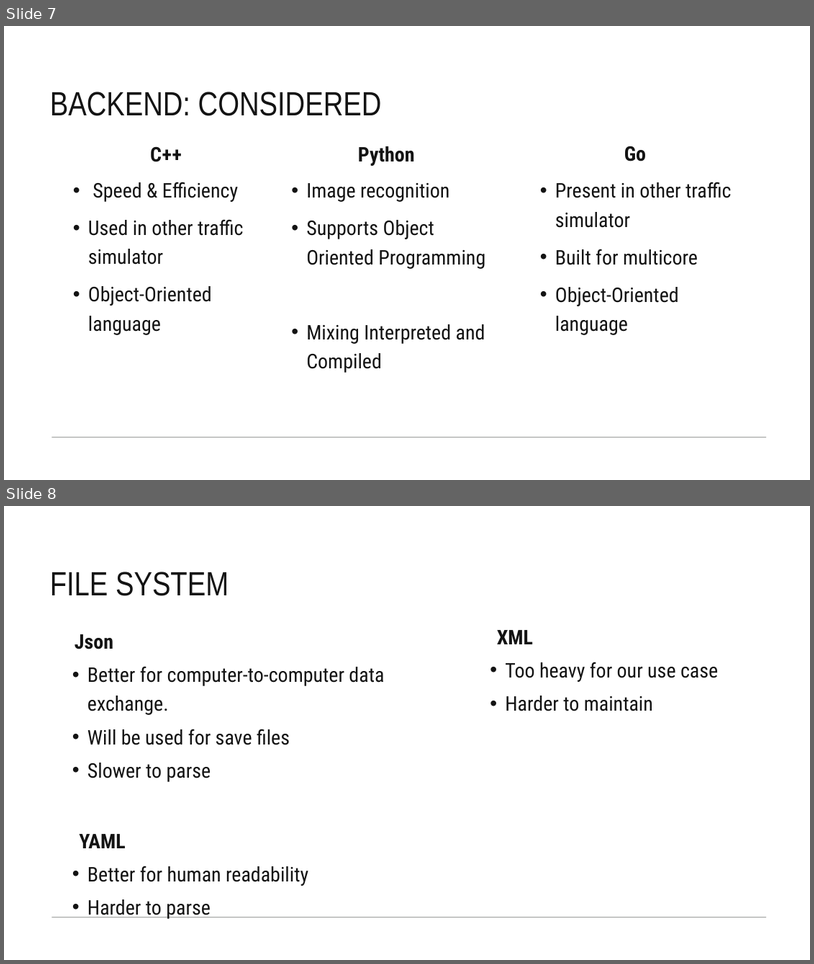
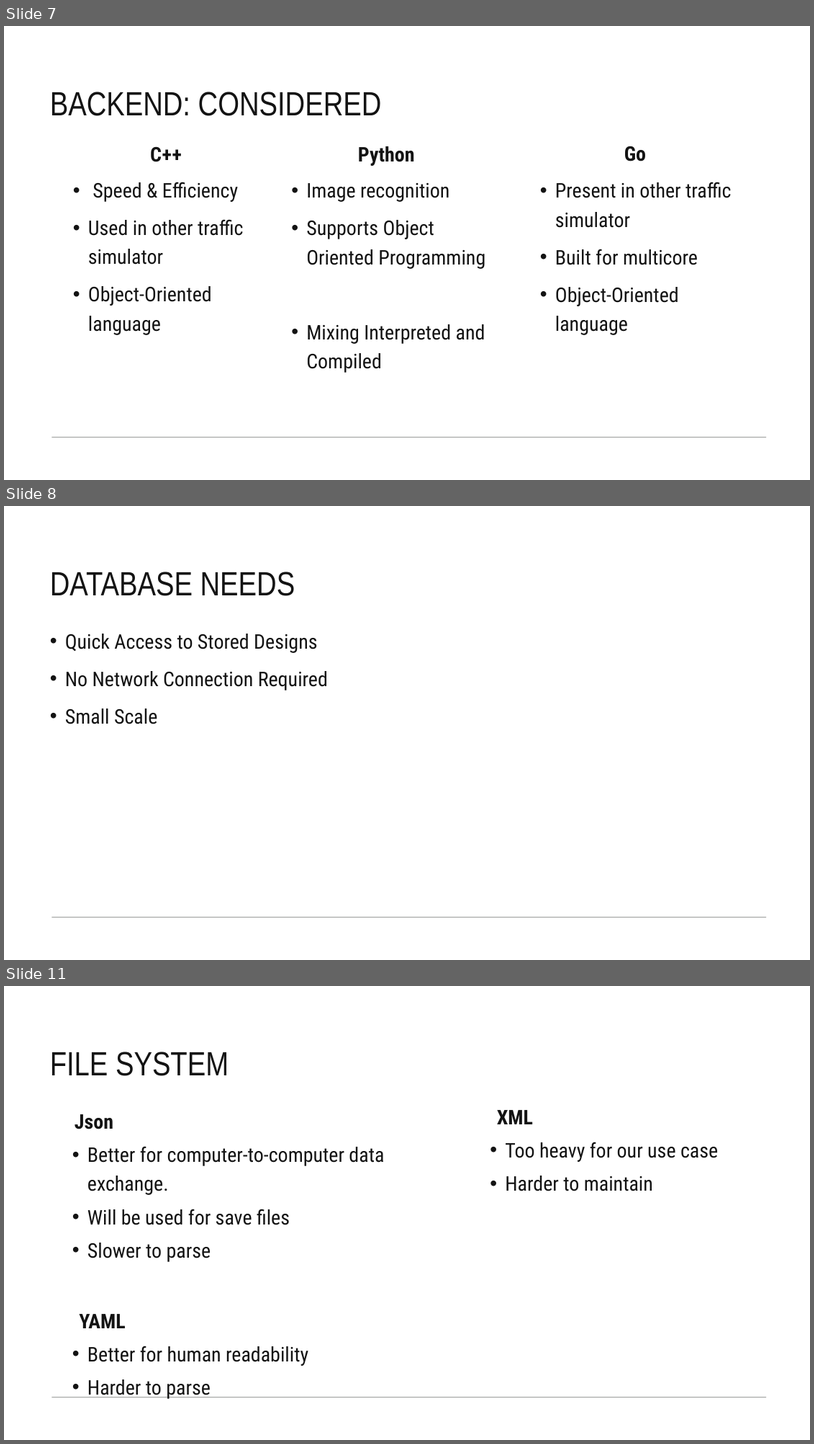
Before and after one commit to Team-Gala-JP/Team-Gala-JP, a slide deck: Team Gala Tech Stack.pptx. Shown one above the other, each under a label of ours: slides 7 and 8 before the commit, slides 7, 8 and 11 after it; the slides between them are not shown. The pictures are 814x964 and 814x1444 pixels, drawn with LibreOffice and Linux fonts; fonts in the diff are those of the drawing. Boxes give left, top, right and bottom in pixels: in the first picture for what was removed or moved away, otherwise in the second. Text is boxed around its words. In the diff, an @@ line names an element or a change of style, - is before the commit and + after.

Commit message:
Completed 2 slides for the database portion, 1 work in progress slide

```diff
--- a/Team Gala Tech Stack.pptx
+++ b/Team Gala Tech Stack.pptx
@@ slide 8 added at (4, 506, 810, 960), background #FFFFFF; not listed: 1 template element that a slide beside it also shows @@
@@ title added at (50, 572, 296, 596), 40 pt, text #131313 @@
+DATABASE NEEDS
@@ text added at (65, 633, 328, 724), 24 pt, text #131313 @@
+• Quick Access to Stored Designs
+• No Network Connection Required
+• Small Scale
@@ what was slide 8 is now slide 11 @@
```
Also in this commit, not shown: 2 other slides added.
